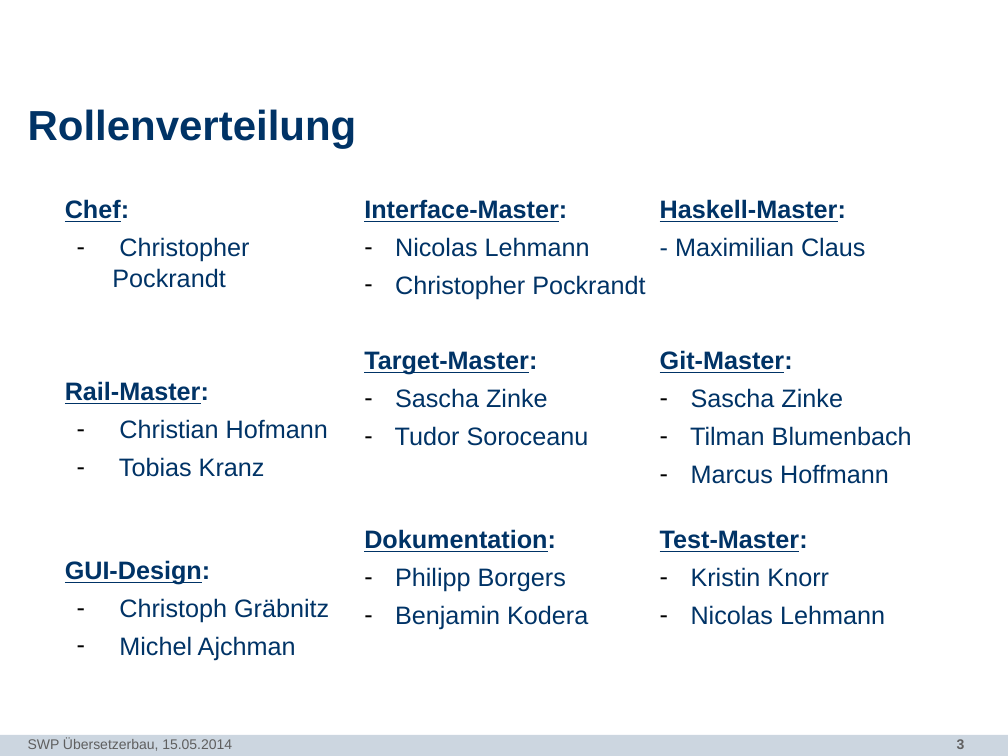
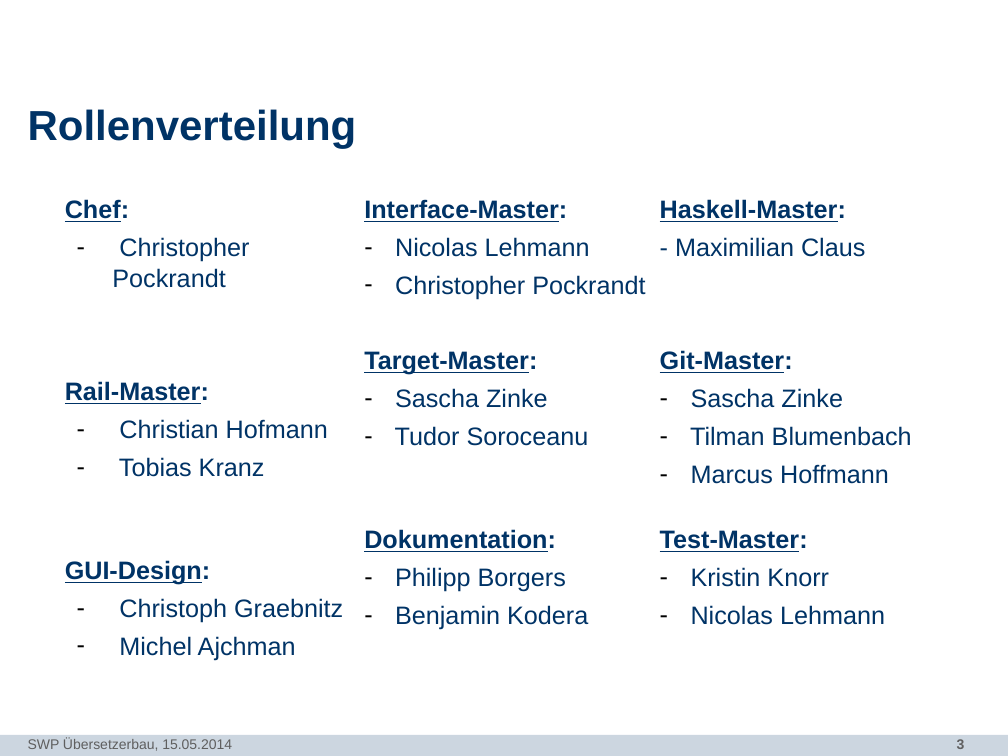
Before and after one commit to SWP-Ubau-SoSe2014-Haskell/SWPSoSe14, a slide deck: slide 3 of documentation/SWPSoSe14MS1.ppt. Drawn at 1008x756 pixels with LibreOffice and Linux fonts; fonts in the diff are those of the drawing; background and template pictures are left out. Boxes give left, top, right and bottom in pixels: in the first picture for what was removed or moved away, otherwise in the second. Text is boxed around its words. In the diff, an @@ line names an element or a change of style, - is before the commit and + after.

```diff
--- a/documentation/SWPSoSe14MS1.ppt
+++ b/documentation/SWPSoSe14MS1.ppt
@@ text at [119,598,343,623]: text changed @@
-– Christoph Gräbnitz
+– Christoph Graebnitz
```
Also in this commit, not shown: 1 other slide changed, 1 other file.
